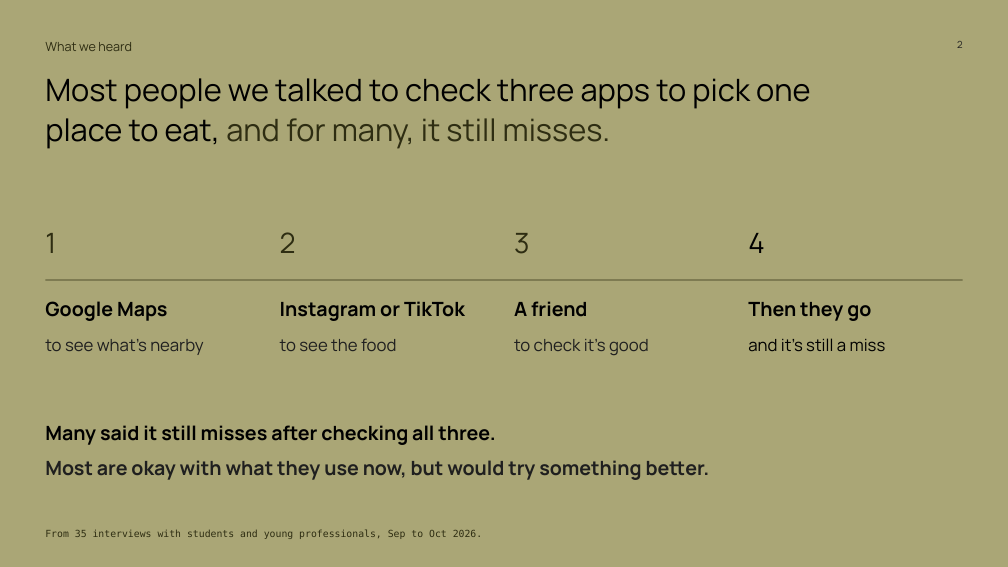
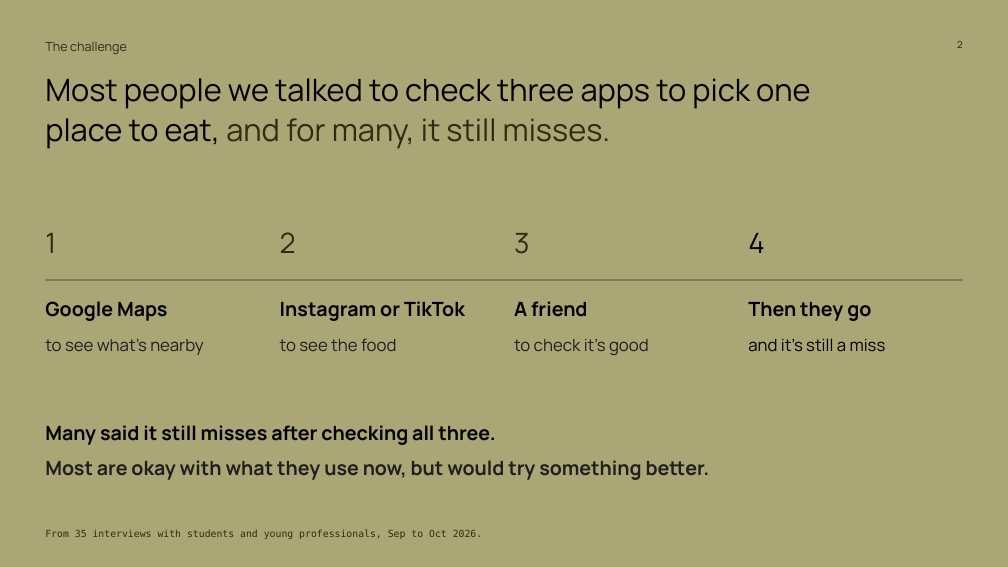
Before and after one commit to Dinguusto/Alex-s-workout-app, a slide deck: slide 2 of ENTR_4501_Gate_2_deck_readable.pptx. Drawn at 1008x567 pixels with LibreOffice and Linux fonts; fonts in the diff are those of the drawing. Boxes give left, top, right and bottom in pixels: in the first picture for what was removed or moved away, otherwise in the second. Text is boxed around its words. In the diff, an @@ line names an element or a change of style, - is before the commit and + after.

```diff
--- a/ENTR_4501_Gate_2_deck_readable.pptx
+++ b/ENTR_4501_Gate_2_deck_readable.pptx
@@ text at [45, 42, 127, 54]: text changed @@
-What we heard
+The challenge
```
Also in this commit, not shown: 8 other slides changed.
